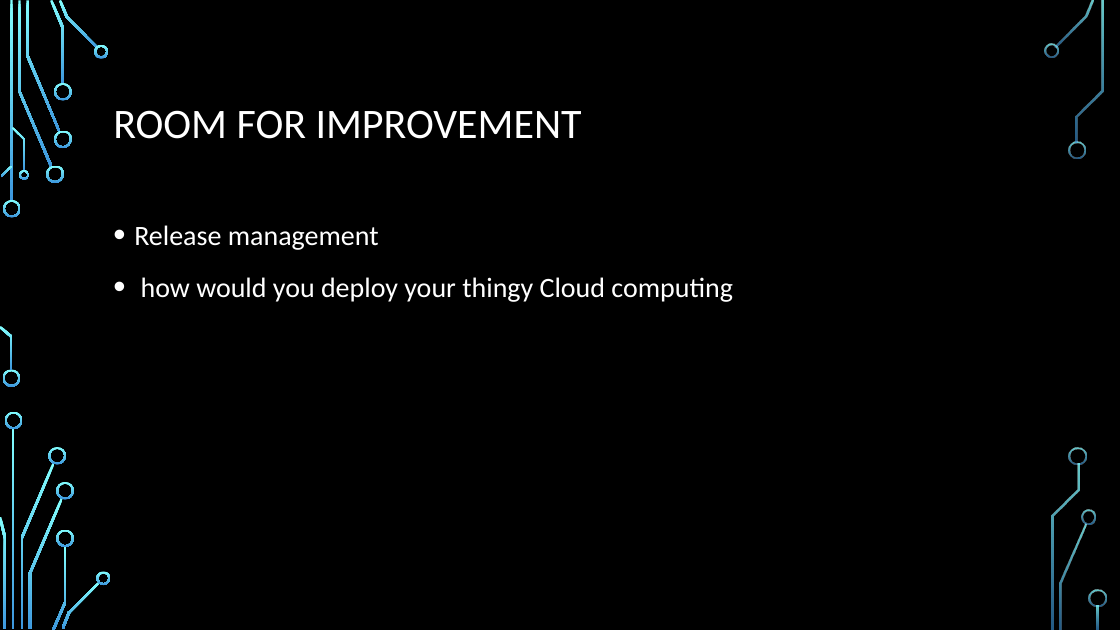
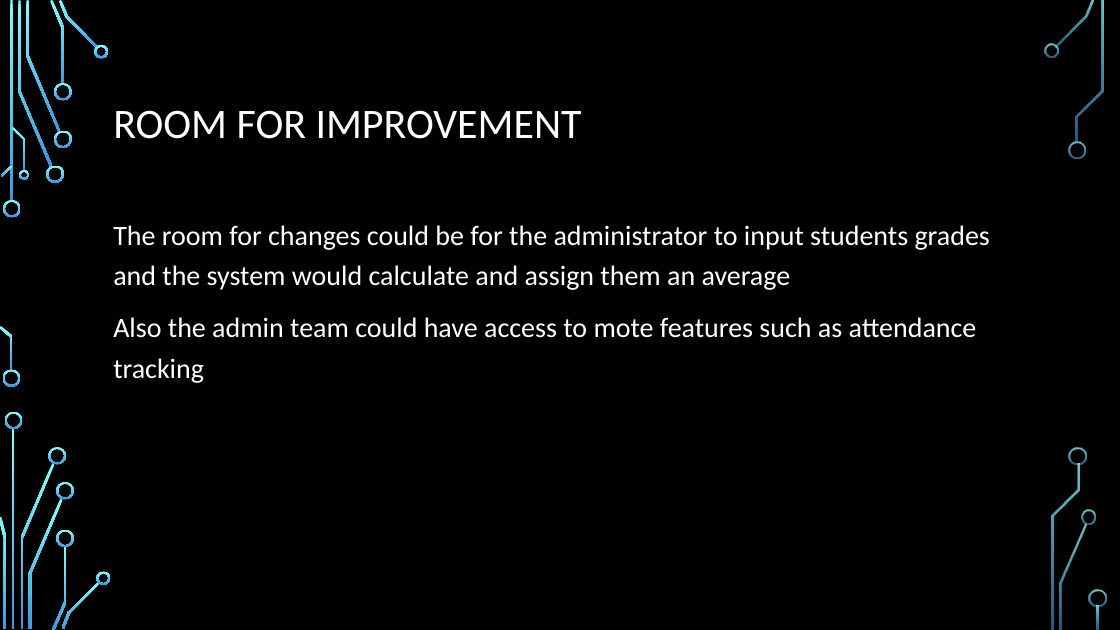
Before and after one commit to RahulPurbhoo/Capstone-Project, a slide deck: slide 25 of Capstone _Project.pptx. Drawn at 1120x630 pixels with LibreOffice and Linux fonts; fonts in the diff are those of the drawing; background and template pictures are left out. Boxes give left, top, right and bottom in pixels: in the first picture for what was removed or moved away, otherwise in the second. Text is boxed around its words. In the diff, an @@ line names an element or a change of style, - is before the commit and + after.

```diff
--- a/Capstone _Project.pptx
+++ b/Capstone _Project.pptx
@@ text at (113, 225, 990, 383): text changed @@
-• Release management
-• how would you deploy your thingy Cloud computing
+The room for changes could be for the administrator to input students grades and the system would calculate and assign them an average
+Also the admin team could have access to mote features such as attendance tracking
```
Also in this commit, not shown: 3 other slides changed, 11 slides added, 11 slides removed, 1 other file.
